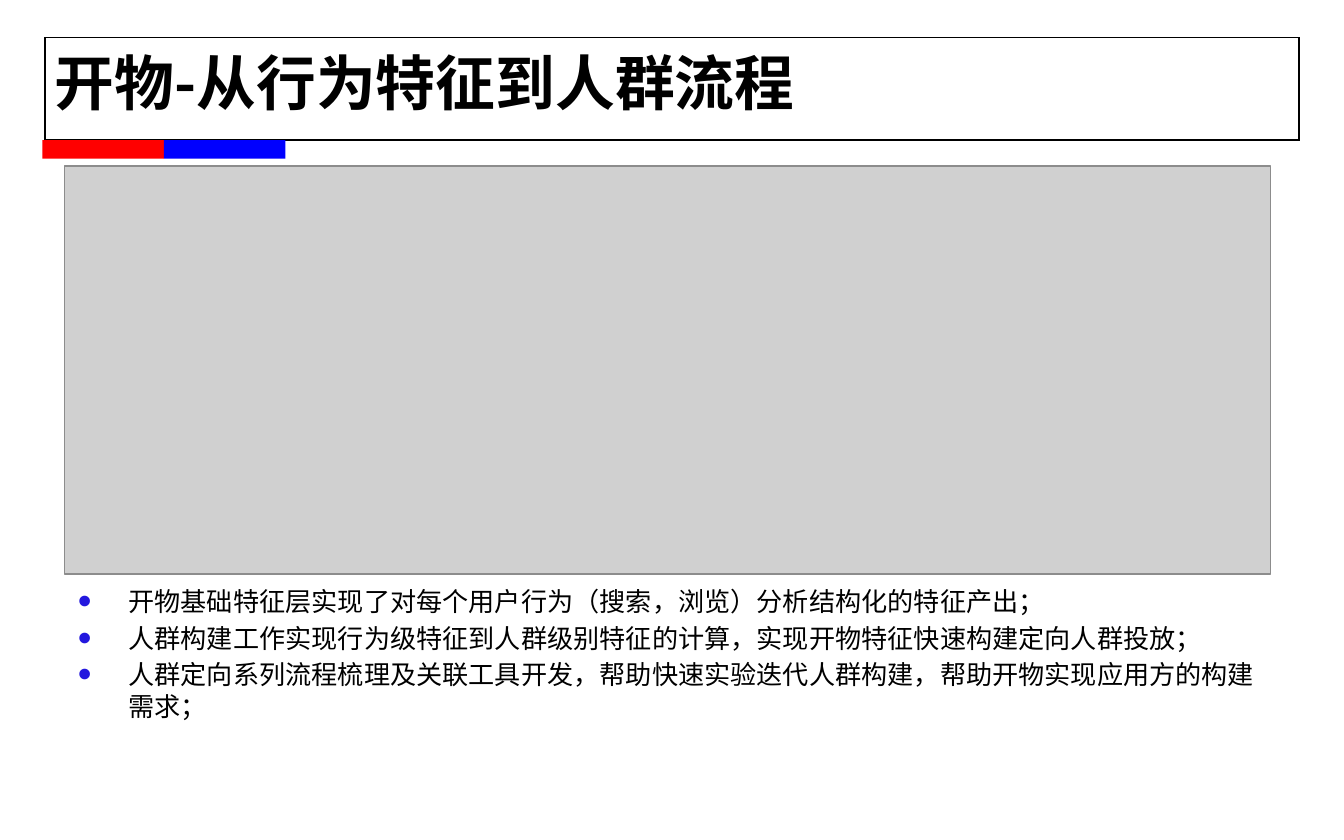
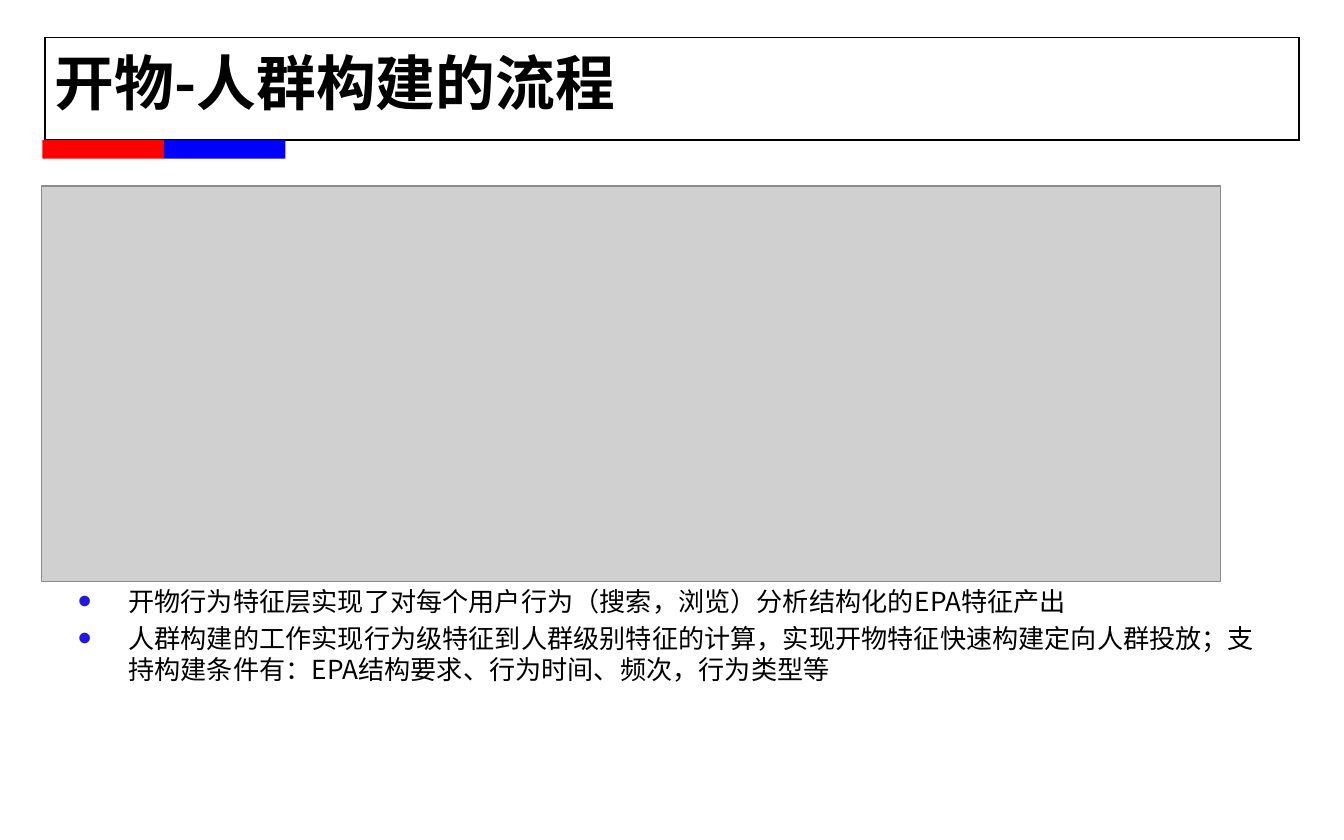
Before and after one commit to alexxyjiang/baidu-tech-report, a slide deck: slide 5 of For T5/蒋学渊_2015年春工作述职.pptx (slide 4 before the commit). Drawn at 1344x840 pixels with LibreOffice and Linux fonts; fonts in the diff are those of the drawing; grey boxes stand for pictures; background and template pictures are left out. Boxes give left, top, right and bottom in pixels: in the first picture for what was removed or moved away, otherwise in the second. Text is boxed around its words. In the diff, an @@ line names an element or a change of style, - is before the commit and + after.

```diff
--- a/For T5/蒋学渊_2015年春工作述职.pptx
+++ b/For T5/蒋学渊_2015年春工作述职.pptx
@@ text at [55, 54, 615, 111]: text changed @@
-开物-从行为特征到人群流程
+开物-人群构建的流程
@@ picture: place and size @@
-picture at [65, 167, 1270, 575]
+picture at [42, 185, 1220, 581]
@@ text at [128, 588, 1254, 682]: text changed @@
-• 开物基础特征层实现了对每个用户行为（搜索，浏览）分析结构化的特征产出；
-• 人群构建工作实现行为级特征到人群级别特征的计算，实现开物特征快速构建定向人群投放；
-• 人群定向系列流程梳理及关联工具开发，帮助快速实验迭代人群构建，帮助开物实现应用方的构建需求；
+• 开物行为特征层实现了对每个用户行为（搜索，浏览）分析结构化的EPA特征产出
+• 人群构建的工作实现行为级特征到人群级别特征的计算，实现开物特征快速构建定向人群投放；支持构建条件有：EPA结构要求、行为时间、频次，行为类型等
```
Also in this commit, not shown: 8 other slides changed, 2 slides added, 4 slides removed, 11 other files.
